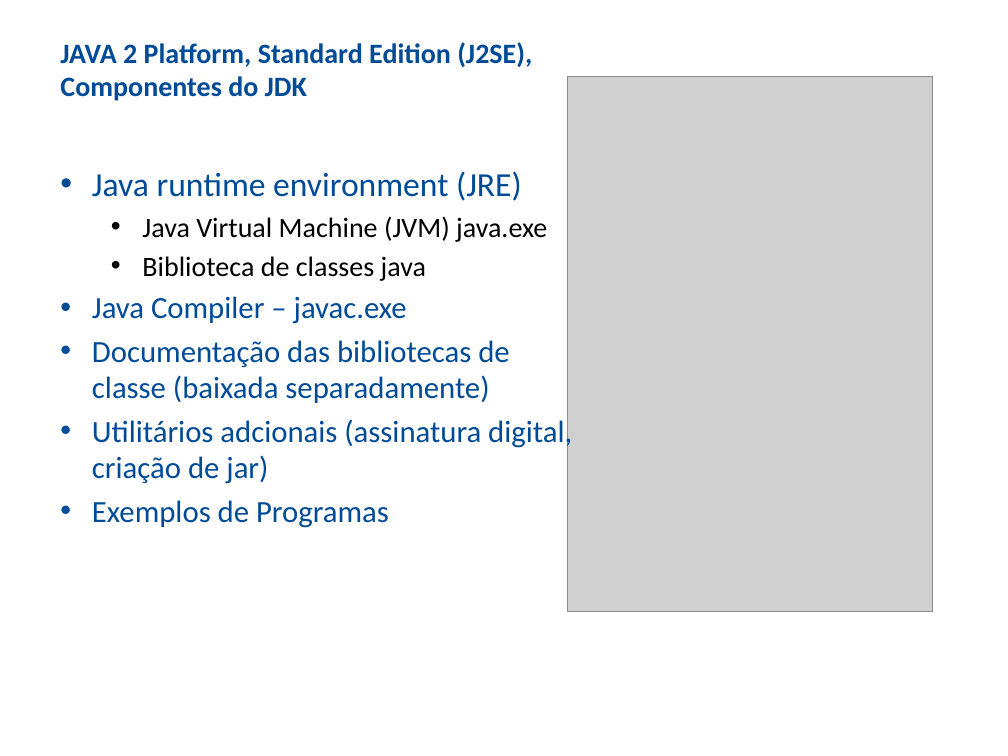
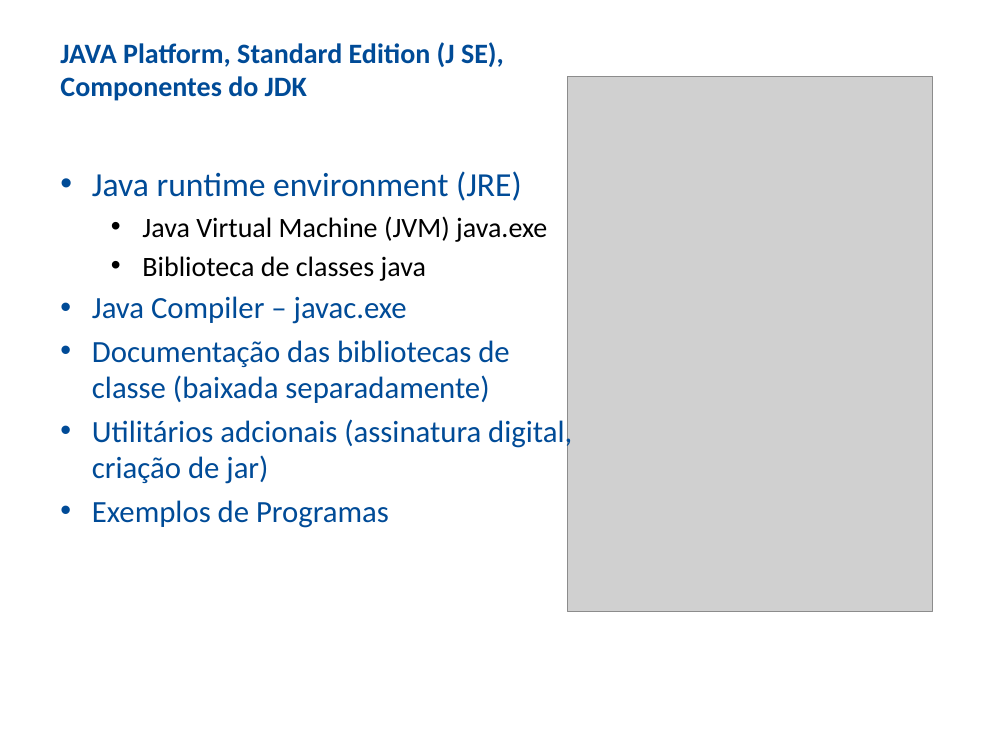
Before and after one commit to ozieljose/java6cert, a slide deck: slide 12 of slides/2-AmbienteJava.pptx. Drawn at 1008x756 pixels with LibreOffice and Linux fonts; fonts in the diff are those of the drawing; grey boxes stand for pictures; background and template pictures are left out. Boxes give left, top, right and bottom in pixels: in the first picture for what was removed or moved away, otherwise in the second. Text is boxed around its words. In the diff, an @@ line names an element or a change of style, - is before the commit and + after.

```diff
--- a/slides/2-AmbienteJava.pptx
+++ b/slides/2-AmbienteJava.pptx
@@ title at (60, 42, 504, 101): text changed @@
-JAVA 2 Platform, Standard Edition (J2SE), Componentes do JDK
+JAVA Platform, Standard Edition (J SE), Componentes do JDK
```
Also in this commit, not shown: 13 other files.
